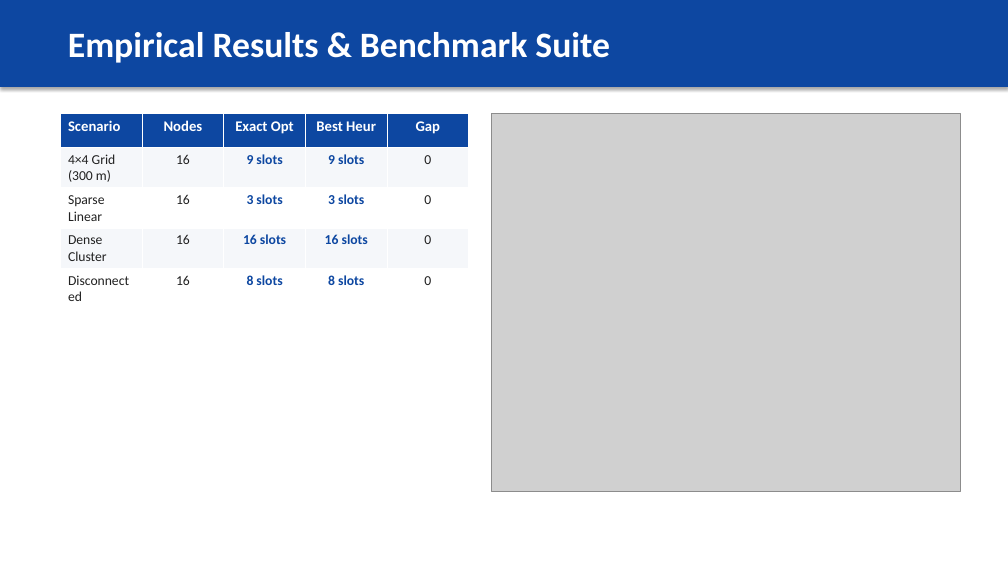
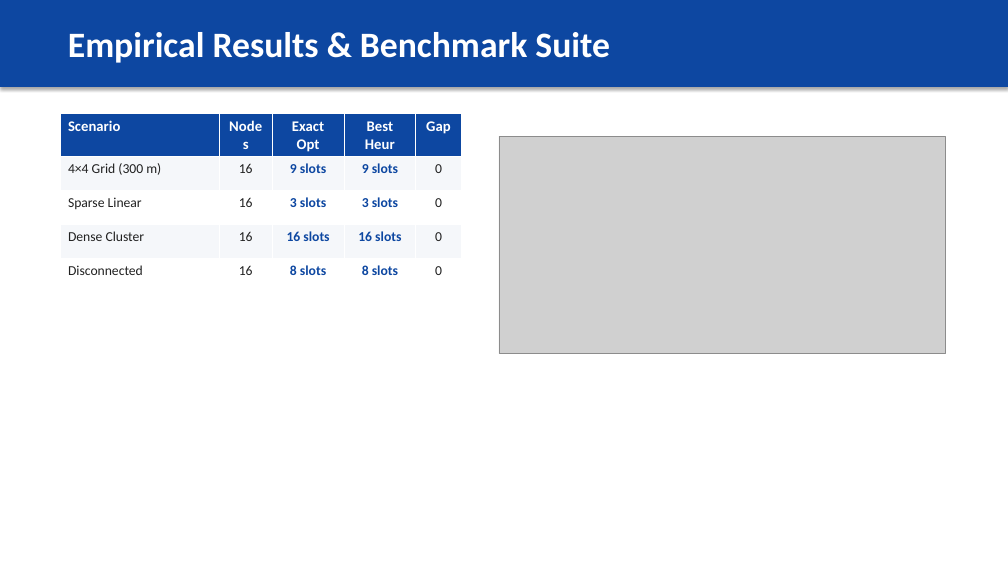
Before and after one commit to athishio/tdma-schedule-optimizer, a slide deck: slide 6 of docs/presentation.pptx. Drawn at 1008x567 pixels with LibreOffice and Linux fonts; fonts in the diff are those of the drawing; grey boxes stand for pictures. Boxes give left, top, right and bottom in pixels: in the first picture for what was removed or moved away, otherwise in the second. Text is boxed around its words. In the diff, an @@ line names an element or a change of style, - is before the commit and + after.

```diff
--- a/docs/presentation.pptx
+++ b/docs/presentation.pptx
@@ table: place and size @@
-table at (60, 113, 469, 289)
+table at (60, 113, 461, 284)
@@ picture: place and size @@
-picture at (492, 113, 960, 492)
+picture at (499, 136, 945, 354)
```
Also in this commit, not shown: 6 other slides changed, 4 other files.
